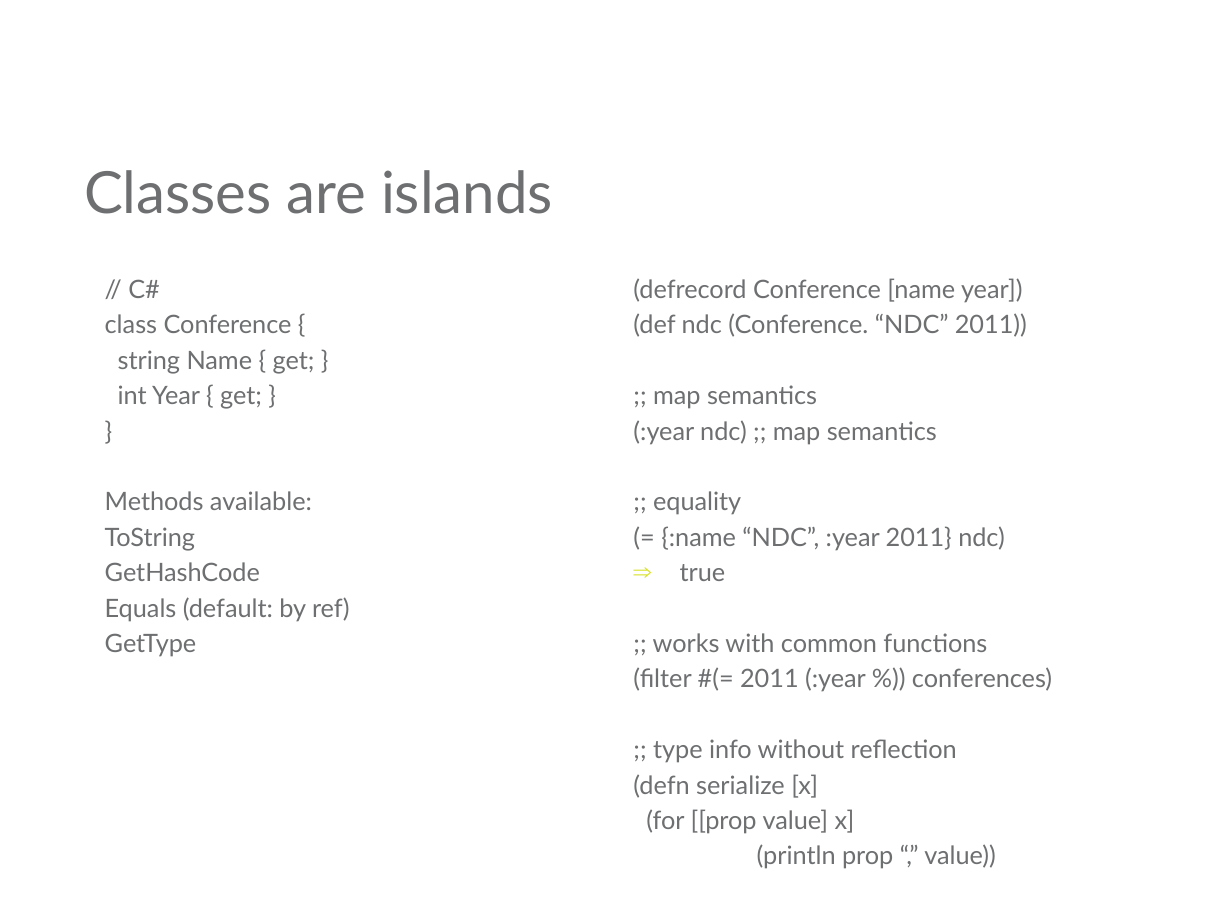
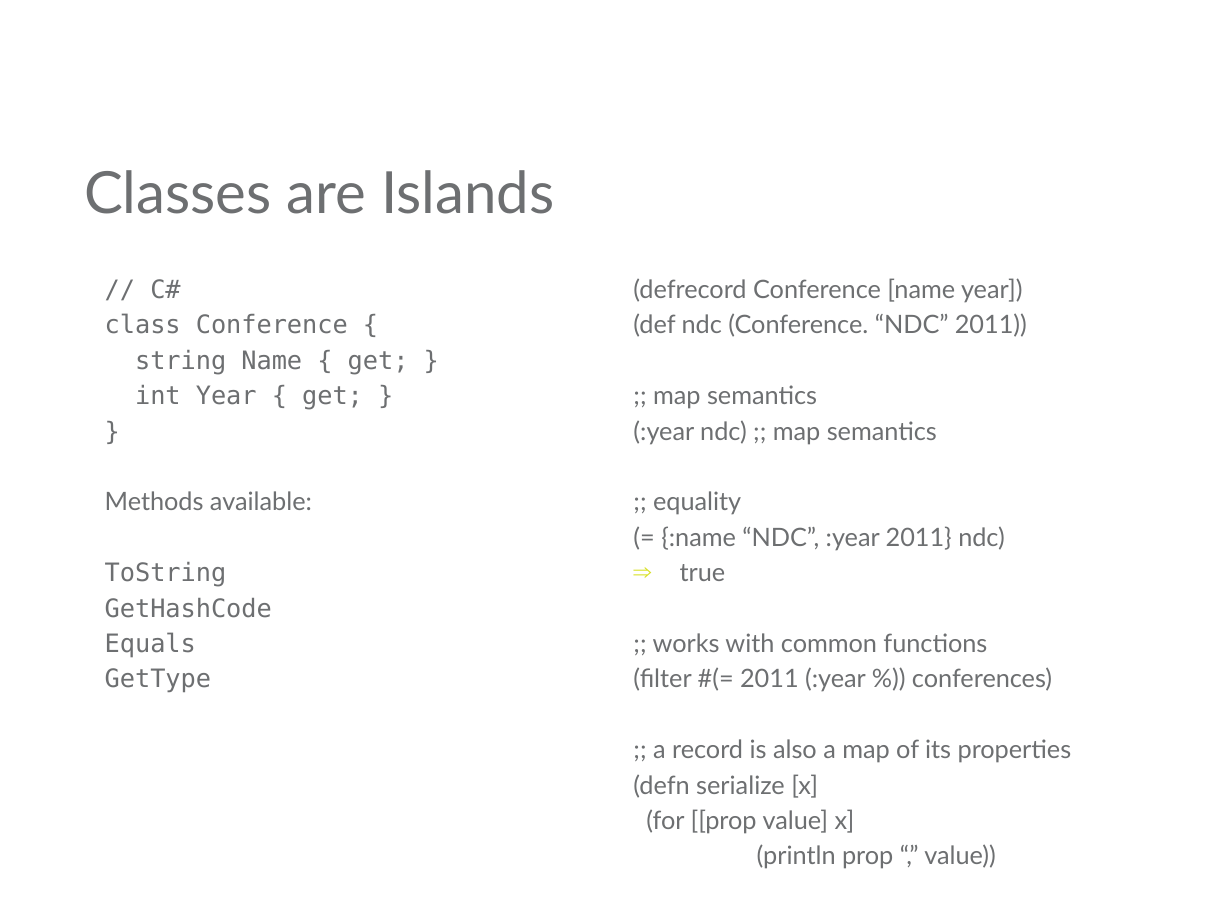
Before and after one commit to mjul/top-10-clojure-ndc-2011, a slide deck: slide 25 of Top Things to Learn From Clojure.pptx (slide 31 before the commit). Drawn at 1232x924 pixels with LibreOffice and Linux fonts; fonts in the diff are those of the drawing; background and template pictures are left out. Boxes give left, top, right and bottom in pixels: in the first picture for what was removed or moved away, otherwise in the second. Text is boxed around its words. In the diff, an @@ line names an element or a change of style, - is before the commit and + after.

```diff
--- a/Top Things to Learn From Clojure.pptx
+++ b/Top Things to Learn From Clojure.pptx
@@ title at (84,170,554,214): text changed @@
-Classes are islands
+Classes are Islands
@@ text at (105,279,409,692): font Lato to DejaVu Sans Mono in "// C#", "class Conference {", "string Name { get; }", "int Year { get; }" and 4 more places @@
@@ text at (105,632,196,658): text changed; font Lato to DejaVu Sans Mono @@
-Equals (default: by ref)
+Equals
@@ text at (653,739,1072,763): text changed @@
-;; type info without reflection
+;; a record is also a map of its properties
```
Also in this commit, not shown: 11 other slides changed.
